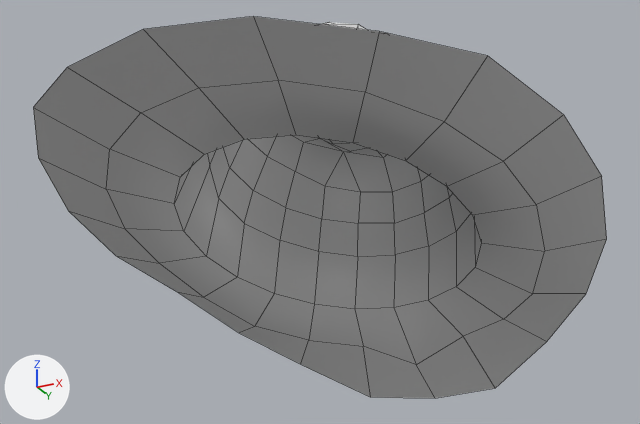
Two versions of the FBX model project/Shark and Peach's Military Uniform Improvements/contents/mods/SMUI/media/models_x/skinned/clothes/CavalryHat.fbx, one commit apart.
Before and after are seen from a camera (50 mm lens) standing at (0.00151, -0.00304, -0.00027) and looking at (-0.00004, 0.00006, 0.00113). Arrows for +X, +Y and +Z are at lower left; the lights stay in place. Mesh edges are drawn as thin lines. Where no turn or scale is listed for an object, it has been applied to the vertices.

The older version as bpy lines, for what is in view:
```python
me_circle_003 = bpy.data.meshes.new('Circle.003')
me_circle_003.from_pydata(...)  # 168 vertices, 162 faces; spans x -0.0011..0.0011, y -0.00127..0.0014, z 0.00057..0.00181
me_circle_003.materials.append(mat_material_003)  # its picture is missing
ob_circle_002 = bpy.data.objects.new('Circle.002', me_circle_003)
ob_circle_002.location = (0.0, 0.0, 0.0)
```
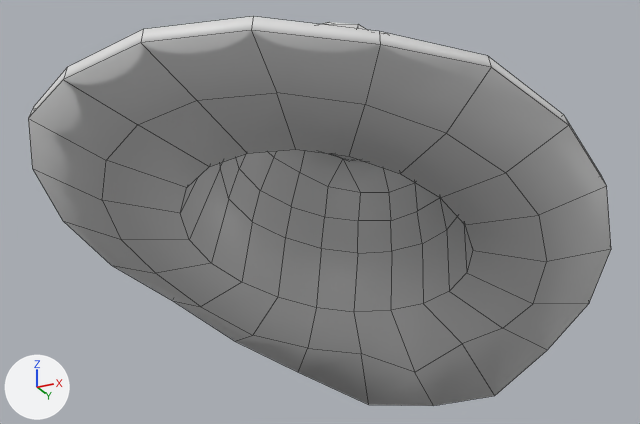
Edits to the bpy script that builds the scene:
```text
Change me_circle_003:
    used by ob_circle_002; location = (0.0, 0.0, 0.0)
    remove me_circle_003.from_pydata(...)  # 168 vertices, 162 faces; spans x -0.0011..0.0011, y -0.00127..0.0014, z 0.00057..0.00181
    add me_circle_003.from_pydata(...)  # 336 vertices, 344 faces; spans x -0.00112..0.00111, y -0.00127..0.0014, z 0.00052..0.00181
    me_circle_003 part 1
    168 vertices are added at x -0.00112..0.00111, y -0.00127..0.00138, z 0.00052..0.00177
    182 new faces join them
```

Location of each change, (x1, y1, x2, y2) in pixels of the pictures (640 x 424 px):
'Circle.002', reshaped
    before: (33, 16, 607, 398)
    after: (28, 16, 611, 406)
part 1 of me_circle_003, added
    after: (28, 16, 611, 406)
